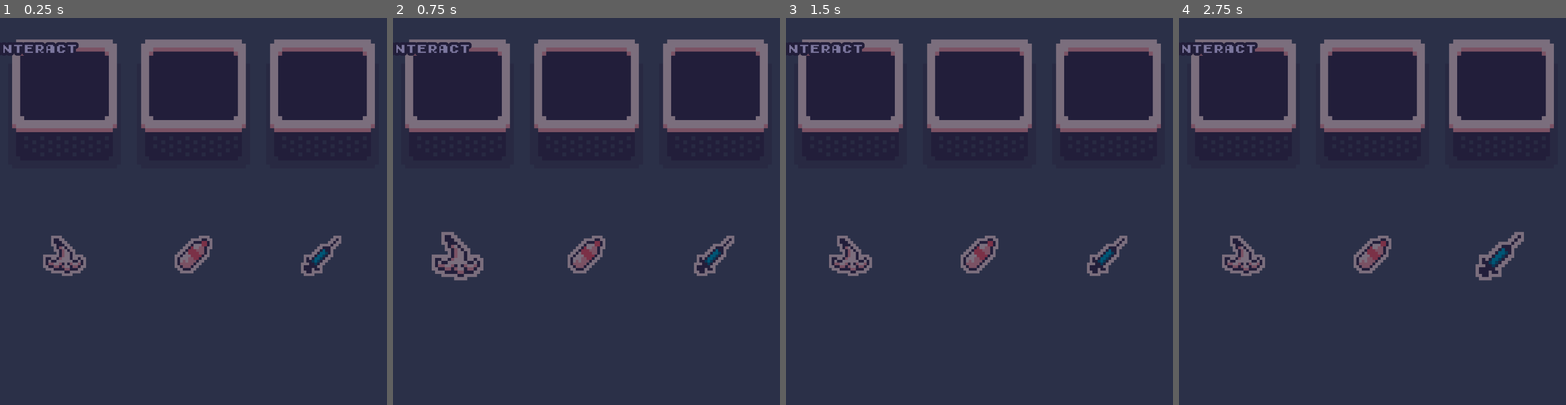
Above: before the commit, frames 1-4 (left to right).
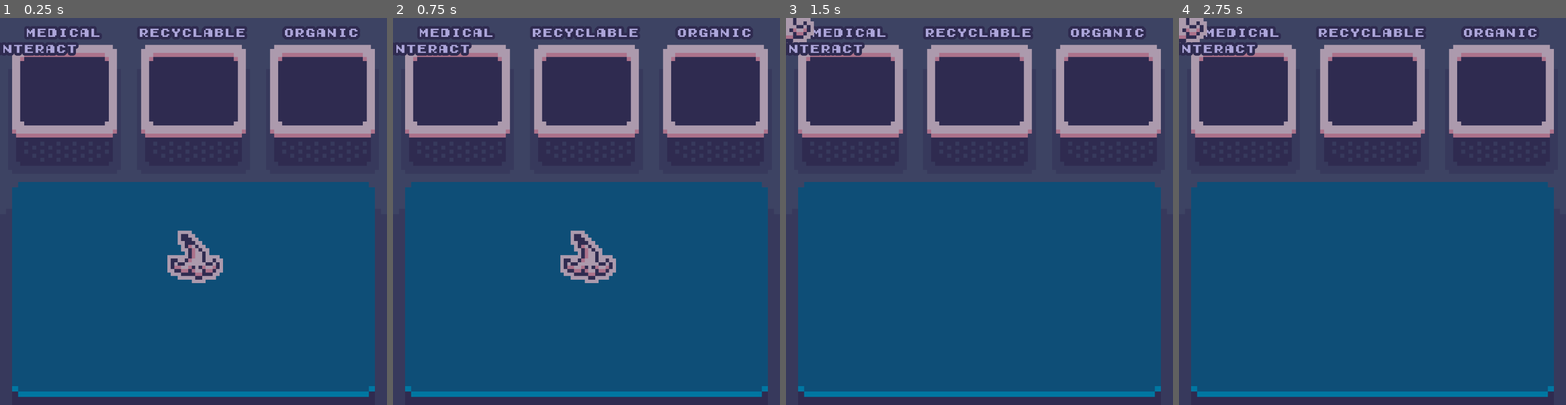
Above: after the commit, the same moments.

Repository: 3-14aY4p/3RsProject
Game: Godot game, scene res://scenes/minigame/levels/sorting_minigame.tscn
The game is run twice, just before and just after one commit, with the same random seed, the same clock (stepped at 60 frames per second) and the same inputs. This scene is started directly instead of the project's main scene.
Inputs (mouse positions are in pixels of both pictures, inside the frame that each line leads up to):
- Up to frame 1 (0.25 s): no input
- Up to frame 2 (0.75 s): tap Enter at 0.5 s; move the mouse to (458, 254) at 0.52 s; press the mouse at (458, 254) at 0.53 s; hold D (_right) from 0.53 s (still down)
- Up to frame 3 (1.5 s): tap Space at 1.25 s; move the mouse to (979, 254) at 1.27 s; release D (_right) at 1.28 s; release the mouse at (979, 254) at 1.28 s; hold S (_down) from 1.28 s (still down); tap E (_interact) at 1.35 s
- Up to frame 4 (2.75 s): click (1372, 254) at 1.55 s; tap Enter at 2 s; move the mouse to (1500, 254) at 2.02 s; release S (_down) at 2.03 s; press the mouse at (1500, 254) at 2.03 s; hold D (_right) from 2.03 s (still down)

The runs differ from the first frame. In frame 1, 76% of the frame differs, in the area x 0-100%, y 0-98%; in frame 2, 76%; in frame 3, 76%; in frame 4, 76%.
Error in both runs: Invalid access to property or key 'on_hand' on a base object of type 'null instance'. (res://scripts/interaction/interaction_manager.gd:21)

Commit message:
82425 -- sorting minigame

Diff:
--- a/scenes/minigame/item_instance.tscn
+++ b/scenes/minigame/item_instance.tscn
@@ -12,11 +12,76 @@
 [sub_resource type="CircleShape2D" id="CircleShape2D_jmpw5"]
 radius = 8.0
 
+[sub_resource type="Animation" id="Animation_4ou6s"]
+length = 0.001
+tracks/0/type = "value"
+tracks/0/imported = false
+tracks/0/enabled = true
+tracks/0/path = NodePath("Sprite2D:scale")
+tracks/0/interp = 1
+tracks/0/loop_wrap = true
+tracks/0/keys = {
+"times": PackedFloat32Array(0),
+"transitions": PackedFloat32Array(1),
+"update": 0,
+"values": [Vector2(1.3, 1.3)]
+}
+tracks/1/type = "value"
+tracks/1/imported = false
+tracks/1/enabled = true
+tracks/1/path = NodePath("Sprite2D:modulate")
+tracks/1/interp = 1
+tracks/1/loop_wrap = true
+tracks/1/keys = {
+"times": PackedFloat32Array(0),
+"transitions": PackedFloat32Array(1),
+"update": 0,
+"values": [Color(1, 1, 1, 1)]
+}
+
+[sub_resource type="Animation" id="Animation_jmpw5"]
+resource_name = "accepted"
+length = 0.4
+tracks/0/type = "value"
+tracks/0/imported = false
+tracks/0/enabled = true
+tracks/0/path = NodePath("Sprite2D:scale")
+tracks/0/interp = 1
+tracks/0/loop_wrap = true
+tracks/0/keys = {
+"times": PackedFloat32Array(0, 0.1, 0.2, 0.3),
+"transitions": PackedFloat32Array(1, 1, 1, 1),
+"update": 0,
+"values": [Vector2(1.3, 1.3), Vector2(1.1, 1.5), Vector2(1.5, 1.1), Vector2(1.3, 1.3)]
+}
+tracks/1/type = "method"
+tracks/1/imported = false
+tracks/1/enabled = true
+tracks/1/path = NodePath(".")
+tracks/1/interp = 1
+tracks/1/loop_wrap = true
+tracks/1/keys = {
+"times": PackedFloat32Array(0.4),
+"transitions": PackedFloat32Array(1),
+"values": [{
+"args": [],
+"method": &"queue_free"
+}]
+}
+
+[sub_resource type="AnimationLibrary" id="AnimationLibrary_4ou6s"]
+_data = {
+&"RESET": SubResource("Animation_4ou6s"),
+&"accepted": SubResource("Animation_jmpw5")
+}
+
 [node name="ItemInstance" type="Node2D"]
 script = ExtResource("1_viss7")
 
 [node name="Sprite2D" type="Sprite2D" parent="."]
 material = SubResource("ShaderMaterial_4ou6s")
+scale = Vector2(1.3, 1.3)
+region_enabled = true
 region_rect = Rect2(0, 0, 16, 16)
 
 [node name="Area2D" type="Area2D" parent="."]
@@ -26,6 +91,11 @@
 [node name="CollisionShape2D" type="CollisionShape2D" parent="Area2D"]
 shape = SubResource("CircleShape2D_jmpw5")
 
+[node name="AnimationPlayer" type="AnimationPlayer" parent="."]
+libraries = {
+&"": SubResource("AnimationLibrary_4ou6s")
+}
+
 [connection signal="body_entered" from="Area2D" to="." method="_on_area_2d_body_entered"]
 [connection signal="body_exited" from="Area2D" to="." method="_on_area_2d_body_exited"]
 [connection signal="mouse_entered" from="Area2D" to="." method="_on_area_2d_mouse_entered"]
--- a/scenes/minigame/levels/sorting_minigame.tscn
+++ b/scenes/minigame/levels/sorting_minigame.tscn
@@ -1,16 +1,15 @@
-[gd_scene load_steps=7 format=4 uid="uid://b7m2x5dh2ec7f"]
+[gd_scene load_steps=6 format=4 uid="uid://b7m2x5dh2ec7f"]
 
 [ext_resource type="PackedScene" uid="uid://duq66wesrxnev" path="res://scenes/minigame/sorting_crate.tscn" id="1_cmxrk"]
 [ext_resource type="PackedScene" uid="uid://b1nnuugnw8qkn" path="res://scenes/containers/tilemap_container.tscn" id="1_hdht8"]
 [ext_resource type="PackedScene" uid="uid://bt73ltasctf00" path="res://scenes/minigame/item_instance.tscn" id="2_v5xto"]
 [ext_resource type="Resource" uid="uid://dt0hyatw8yvfk" path="res://scripts/resources/item/organic/banana_peel.tres" id="3_fv8de"]
-[ext_resource type="Resource" uid="uid://c0b7up7vgqmle" path="res://scripts/resources/item/recyclable/plastic_bottle.tres" id="4_prnor"]
-[ext_resource type="Resource" uid="uid://x1hk6ljmq40e" path="res://scripts/resources/item/sanitary/used_syringe.tres" id="5_prnor"]
+[ext_resource type="Texture2D" uid="uid://bvxoxpiheq1ke" path="res://assets/art/minigame/sorting_table.png" id="3_wgnsv"]
 
 [node name="SortingMinigame" type="Node2D"]
 
 [node name="CanvasModulate" type="CanvasModulate" parent="."]
-color = Color(0.484187, 0.463985, 0.614547, 1)
+color = Color(0.6732, 0.646, 0.85, 1)
 
 [node name="TileMapContainer" parent="." instance=ExtResource("1_hdht8")]
 
@@ -20,30 +19,28 @@
 [node name="SortingCrateContainer" type="Node2D" parent="."]
 
 [node name="SortingCrate" parent="SortingCrateContainer" instance=ExtResource("1_cmxrk")]
-position = Vector2(24, 32)
+position = Vector2(24, 34)
+container_type = "medical"
 
 [node name="SortingCrate2" parent="SortingCrateContainer" instance=ExtResource("1_cmxrk")]
-position = Vector2(72, 32)
+position = Vector2(72, 34)
+container_type = "recyclable"
 
 [node name="SortingCrate3" parent="SortingCrateContainer" instance=ExtResource("1_cmxrk")]
-position = Vector2(120, 32)
+position = Vector2(120, 34)
+container_type = "organic"
 
-[node name="ItemContainer" type="Node2D" parent="."]
-
-[node name="ItemInstance" parent="ItemContainer" instance=ExtResource("2_v5xto")]
-position = Vector2(24, 88)
-item_data = ExtResource("3_fv8de")
-
-[node name="ItemInstance2" parent="ItemContainer" instance=ExtResource("2_v5xto")]
-position = Vector2(72, 88)
-item_data = ExtResource("4_prnor")
-
-[node name="ItemInstance3" parent="ItemContainer" instance=ExtResource("2_v5xto")]
-position = Vector2(120, 88)
-item_data = ExtResource("5_prnor")
+[node name="SortingTableSprite" type="Sprite2D" parent="."]
+position = Vector2(72, 105)
+scale = Vector2(2.25, 2)
+texture = ExtResource("3_wgnsv")
 
 [node name="Camera2D" type="Camera2D" parent="."]
 position = Vector2(72, 72)
 zoom = Vector2(8, 8)
 
+[node name="ItemInstance" parent="." instance=ExtResource("2_v5xto")]
+position = Vector2(72.6327, 88.2245)
+item_data = ExtResource("3_fv8de")
+
 [editable path="TileMapContainer"]
--- a/scenes/minigame/sorting_crate.tscn
+++ b/scenes/minigame/sorting_crate.tscn
@@ -1,10 +1,17 @@
-[gd_scene load_steps=4 format=3 uid="uid://duq66wesrxnev"]
+[gd_scene load_steps=6 format=3 uid="uid://duq66wesrxnev"]
 
 [ext_resource type="Texture2D" uid="uid://bcxra2ndlyiao" path="res://assets/art/minigame/sorting_crate.png" id="1_ggbd0"]
 [ext_resource type="Script" uid="uid://da06v26l2dfc3" path="res://scripts/minigame/sorting_crate.gd" id="1_jj8pm"]
+[ext_resource type="FontFile" uid="uid://cfa8dim7akpnk" path="res://assets/font/Early GameBoy.ttf" id="2_o3dxt"]
 
 [sub_resource type="RectangleShape2D" id="RectangleShape2D_ggbd0"]
 size = Vector2(32, 24)
+
+[sub_resource type="LabelSettings" id="LabelSettings_6peab"]
+font = ExtResource("2_o3dxt")
+font_size = 4
+outline_size = 4
+outline_color = Color(0.27451, 0.258824, 0.368627, 1)
 
 [node name="SortingCrate" type="StaticBody2D" groups=["droppable"]]
 collision_layer = 8
@@ -19,3 +26,17 @@
 [node name="CollisionShape2D" type="CollisionShape2D" parent="."]
 position = Vector2(0, -5)
 shape = SubResource("RectangleShape2D_ggbd0")
+
+[node name="Label" type="Label" parent="."]
+anchors_preset = 5
+anchor_left = 0.5
+anchor_right = 0.5
+offset_left = -52.0
+offset_top = -40.0
+offset_right = 53.0
+offset_bottom = -17.0
+grow_horizontal = 2
+text = "trash bin"
+label_settings = SubResource("LabelSettings_6peab")
+horizontal_alignment = 1
+vertical_alignment = 1
--- a/scripts/minigame/item.gd
+++ b/scripts/minigame/item.gd
@@ -1,14 +1,16 @@
-extends Node2D
+class_name ItemInstance extends Node2D
 
 @export var item_data : ItemData
+
 @onready var sprite_2d: Sprite2D = $Sprite2D
 
 var is_draggable : bool = false
-var is_in_item_slot : bool = false
-var item_slot
+var dropped_in_crate : bool = false
+var sorting_crate : SortingCrate
 
 var initial_position : Vector2
 var offset : Vector2
+
 
 func _ready() -> void:
 	#TO-DO: code here to randomize the item upon initialization
@@ -26,24 +28,26 @@
 		elif Input.is_action_just_released("_left_click"):
 			Global.is_dragging = false
 			var tween = get_tree().create_tween()
-			if is_in_item_slot:
-				tween.tween_property(self, "position", item_slot.position + Vector2(0, -6), 0.2).set_ease(Tween.EASE_OUT)
+			if dropped_in_crate and sorting_crate.container_type == item_data.item_type:
+				tween.tween_property(self, "position", sorting_crate.position + Vector2(0, -7), 0.2).set_ease(Tween.EASE_OUT)
+				$AnimationPlayer.play("accepted")
 			else:
 				tween.tween_property(self, "global_position", initial_position, 0.2).set_ease(Tween.EASE_OUT)
+				print("WRONG CONTAINER.")
 
 func _on_area_2d_body_entered(body: Node2D) -> void:
 	if body.is_in_group("droppable"):
-		is_in_item_slot = true
-		item_slot = body
+		dropped_in_crate = true
+		sorting_crate = body
 
 func _on_area_2d_body_exited(body: Node2D) -> void:
 	if body.is_in_group("droppable"):
-		is_in_item_slot = false
+		dropped_in_crate = false
 
 func _on_area_2d_mouse_entered() -> void:
 	if not Global.is_dragging:
 		is_draggable = true
-		scale = Vector2(1.2, 1.2)
+		scale = Vector2(1.1, 1.1)
 
 func _on_area_2d_mouse_exited() -> void:
 	if not Global.is_dragging:
--- a/scripts/minigame/sorting_crate.gd
+++ b/scripts/minigame/sorting_crate.gd
@@ -1 +1,9 @@
-extends StaticBody2D
+class_name SortingCrate extends StaticBody2D
+
+@onready var label: Label = $Label
+
+@export var container_type : String = ""
+
+
+func _ready() -> void:
+	label.text = container_type
--- /dev/null
+++ b/scripts/x/item_instance.gd
@@ -0,0 +1,51 @@
+#class_name ItemInstance extends CharacterBody2D
+#
+#@export var item_data : ItemData
+#@onready var sprite_2d: Sprite2D = $Sprite2D
+#
+#var is_draggable : bool = false
+#var is_in_item_slot : bool = false
+#var item_slot
+#
+#var initial_position : Vector2
+#var offset : Vector2
+#
+#func _ready() -> void:
+	##TO-DO: code here to randomize the item upon initialization
+	#sprite_2d.texture = item_data.item_icon
+#
+#func _process(delta: float) -> void:
+	#if is_draggable:
+		#if Input.is_action_just_pressed("_left_click"):
+			#initial_position = global_position
+			#offset = get_global_mouse_position() - global_position
+			#Global.is_dragging = true
+		#
+		#if Input.is_action_pressed("_left_click"):
+			#global_position = get_global_mouse_position() - offset
+		#elif Input.is_action_just_released("_left_click"):
+			#Global.is_dragging = false
+			#var tween = get_tree().create_tween()
+			#if is_in_item_slot:
+				#tween.tween_property(self, "position", item_slot.position + Vector2(0, -7), 0.2).set_ease(Tween.EASE_OUT)
+			#else:
+				#tween.tween_property(self, "global_position", initial_position, 0.2).set_ease(Tween.EASE_OUT)
+#
+#func _on_area_2d_body_entered(body: Node2D) -> void:
+	#if body.is_in_group("droppable"):
+		#is_in_item_slot = true
+		#item_slot = body
+#
+#func _on_area_2d_body_exited(body: Node2D) -> void:
+	#if body.is_in_group("droppable"):
+		#is_in_item_slot = false
+#
+#func _on_area_2d_mouse_entered() -> void:
+	#if not Global.is_dragging:
+		#is_draggable = true
+		#scale = Vector2(1.2, 1.2)
+#
+#func _on_area_2d_mouse_exited() -> void:
+	#if not Global.is_dragging:
+		#is_draggable = false
+		#scale = Vector2(1, 1)
Binary file added: assets/art/minigame/sorting_table.png
Not shown, added: assets/art/minigame/sorting_table.png.import
Not shown: 1 places in scenes/minigame/item_instance.tscn that only renumber resources
Not shown, added: scripts/x/item_instance.gd.uid
